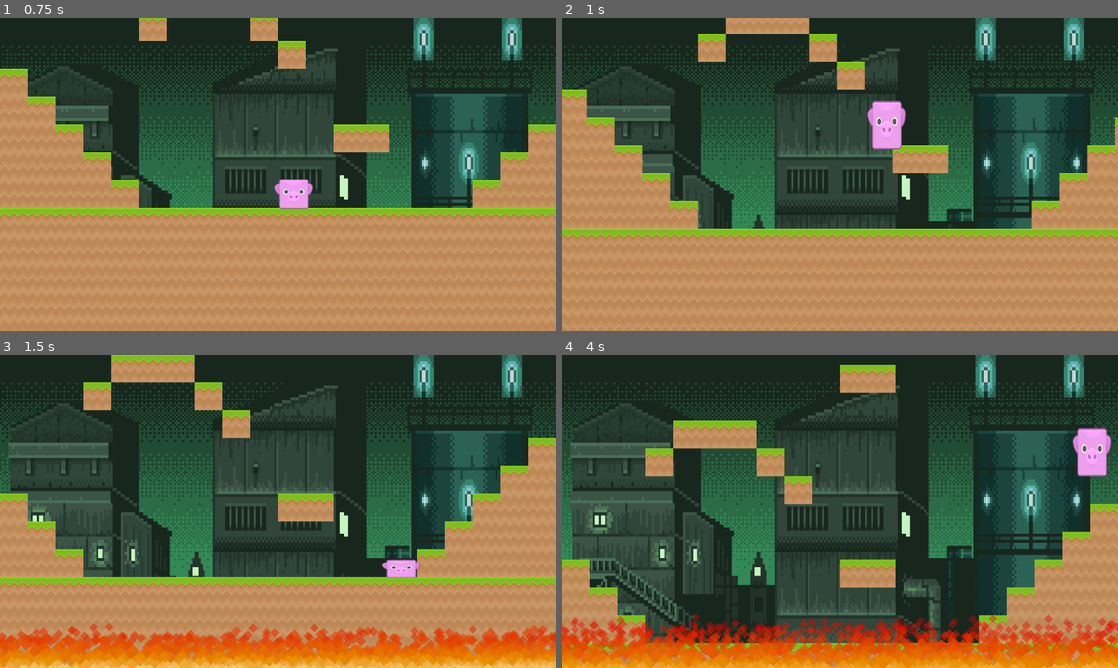
Above: before the commit, frames 1-4 (two rows, left to right).
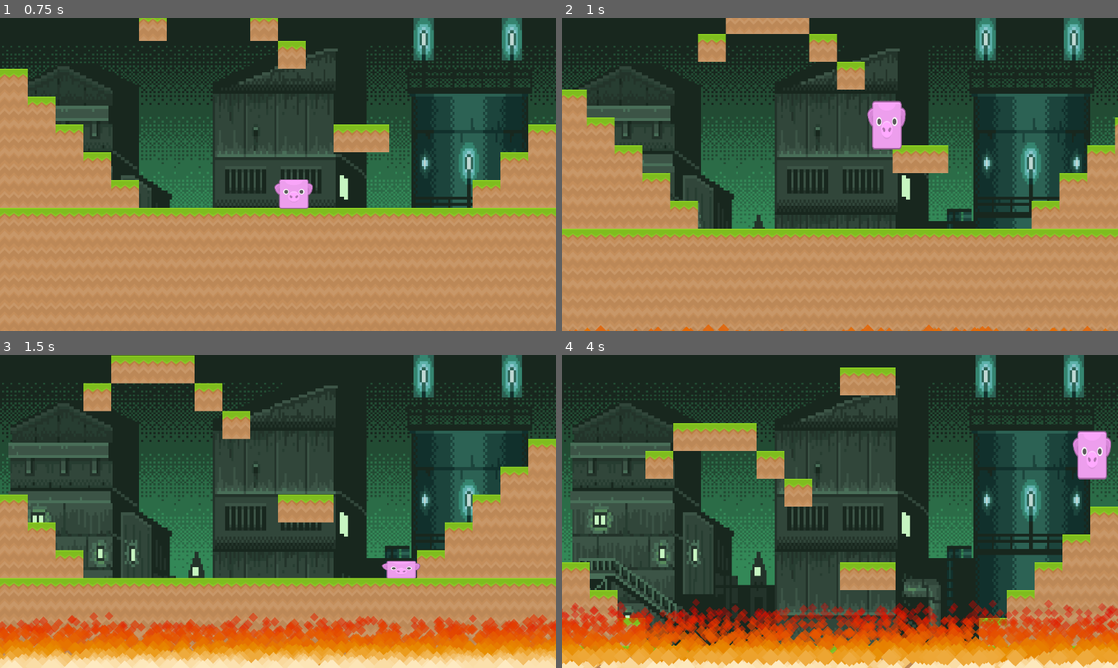
Above: after the commit, the same moments.

Repository: codeattack-medialab/AlwaysGoUp
Game: Godot game, scene res://Start.tscn
Two runs of this game, one before a commit and one after it. Both use one fixed random seed, a clock stepped at 60 frames per second and the inputs below.
Inputs:
- Up to frame 1 (0.75 s): hold Right (move_right) from 0.53 s (still down)
- Up to frame 2 (1 s): keep holding Right (move_right); tap Up (jump) at 0.77 s
- Up to frame 3 (1.5 s): keep holding Right (move_right)
- Up to frame 4 (4 s): tap Up (jump) at 1.52, 3.02, 3.77 s; release Right (move_right) at 2.03 s; hold Left (move_left) 2.03-2.78 s; hold Right (move_right) from 2.78 s (still down)

Frame 1 is identical in both runs. In frame 2, 0.3% of the frame differs, in the area x 1-99%, y 97-100%; in frame 3, 16%; in frame 4, 20%, in the area x 0-100%, y 3-100%.

Commit message:
Small tweak to the speed of fire

Diff:
--- a/game.gd
+++ b/game.gd
@@ -10,7 +10,7 @@
 	var velocity = 50
 	if $Character.position.y - fire_position < -1000:
 		velocity = 600
-	elif $Character.position.y - fire_position < -500:
+	elif $Character.position.y - fire_position < -450:
 		velocity = 320
 
 	fire_position -= velocity * delta
